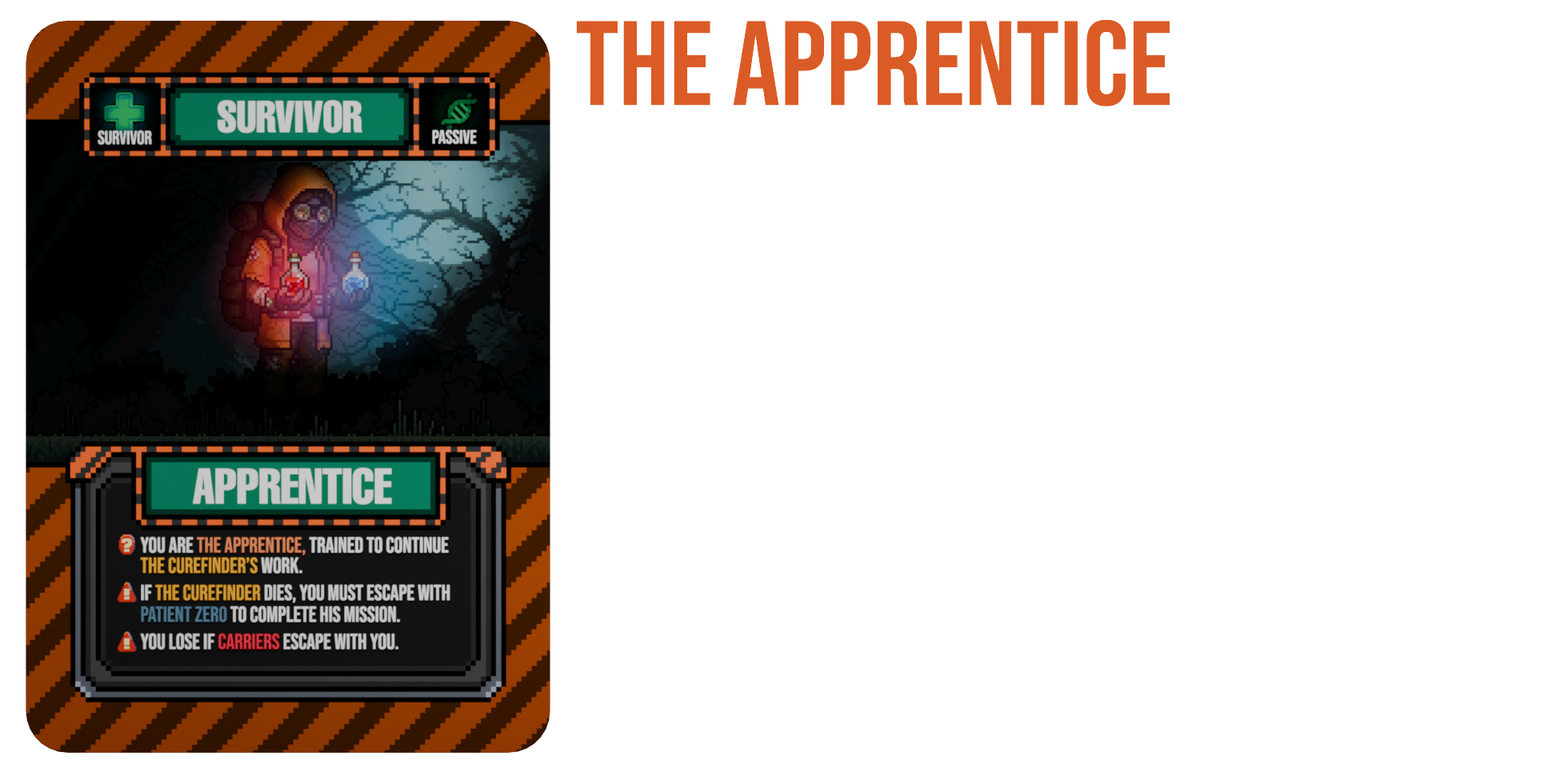
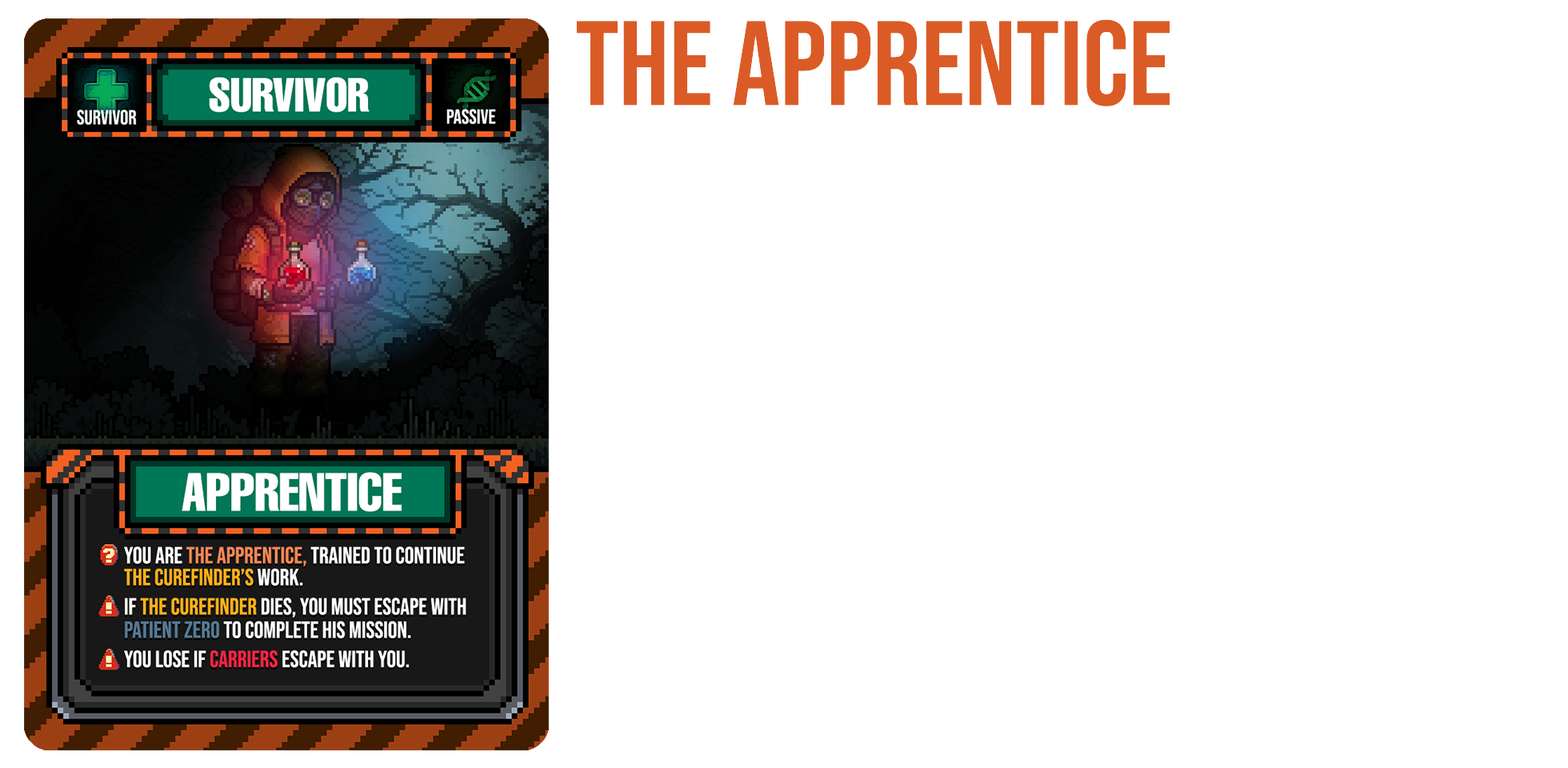
Layers edited between the first and the second 1568x768 image:
removed layer "Layer 1" over [24, 18, 552, 754]
added layer "Layer 4" in group "Group 1" over [24, 18, 549, 751]